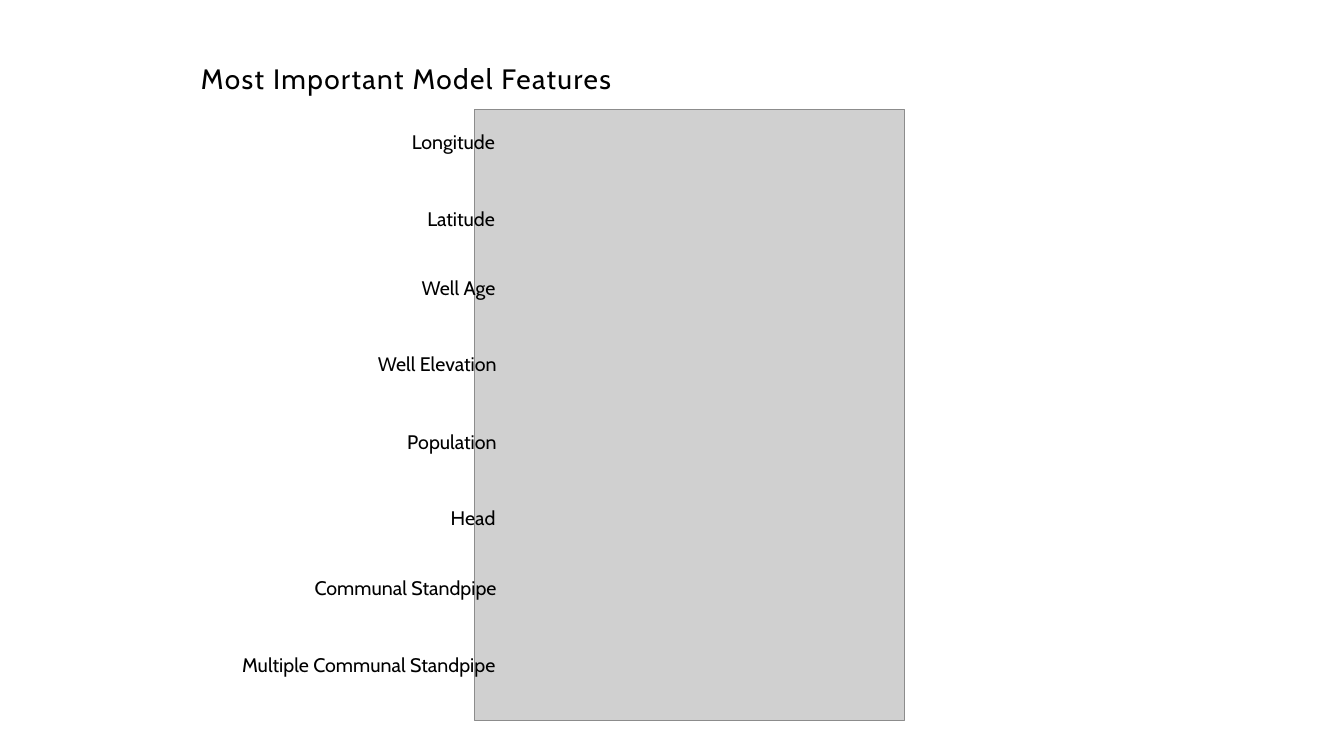
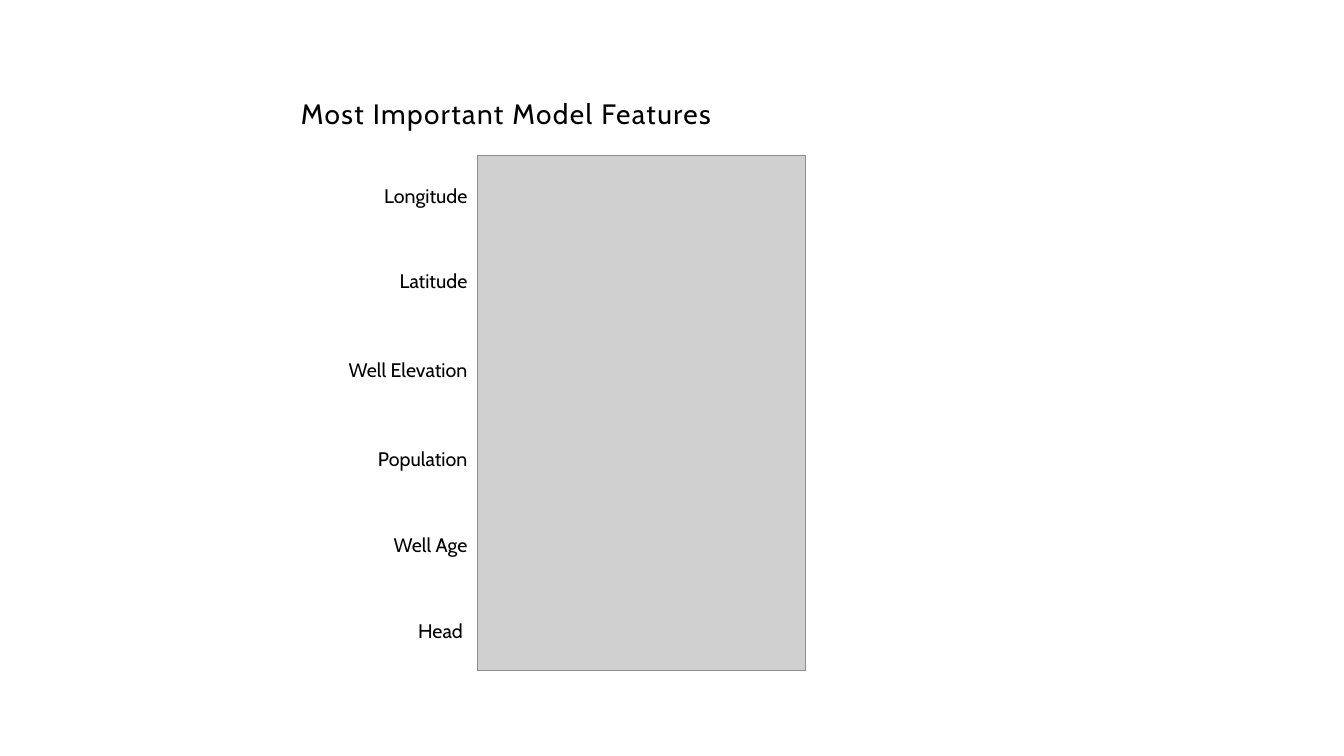
Before and after one commit to bentson1187/phase_3_project, a slide deck: slide 16 of Stakeholder Presentation.pptx. Drawn at 1344x756 pixels with LibreOffice and Linux fonts; fonts in the diff are those of the drawing; grey boxes stand for pictures. Boxes give left, top, right and bottom in pixels: in the first picture for what was removed or moved away, otherwise in the second. Text is boxed around its words. In the diff, an @@ line names an element or a change of style, - is before the commit and + after.

```diff
--- a/Stakeholder Presentation.pptx
+++ b/Stakeholder Presentation.pptx
@@ text "Most Important Model Features": place and size @@
-text "Most Important Model Features" at [201,68,610,95]
+text "Most Important Model Features" at [301,103,710,130]
@@ text "Longitude": place and size @@
-text "Longitude" at [412,132,495,154]
+text "Longitude" at [384,188,467,208]
@@ picture at [477,156,805,670]: rotation 90 to 0 degrees @@
@@ text "Latitude" rewrapped from [427,210,495,232] to [400,273,468,289] @@
@@ text "Well Elevation" rewrapped from [378,355,497,377] to [349,362,468,378] @@
@@ text "Population": place and size @@
-text "Population" at [407,433,496,455]
+text "Population" at [378,451,467,471]
@@ text "Well Age": place and size @@
-text "Well Age" at [422,279,496,301]
+text "Well Age" at [394,537,468,557]
@@ text removed at [315,579,496,601] @@
-Communal Standpipe
@@ text "Head" rewrapped from [451,509,496,531] to [418,623,463,638] @@
@@ text removed at [242,655,495,677] @@
-Multiple Communal Standpipe
```
Also in this commit, not shown: 2 other slides changed, 3 other files.
